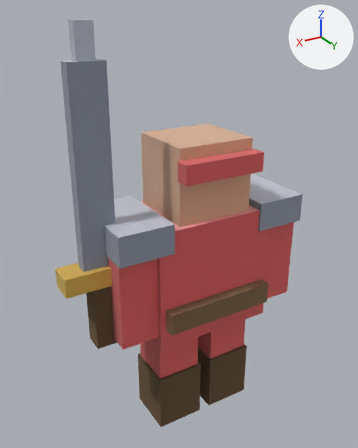
An edit to the glTF model demos/dungeon_quartet/assets/models/hero_melee.glb, drawn before and after from the same camera.
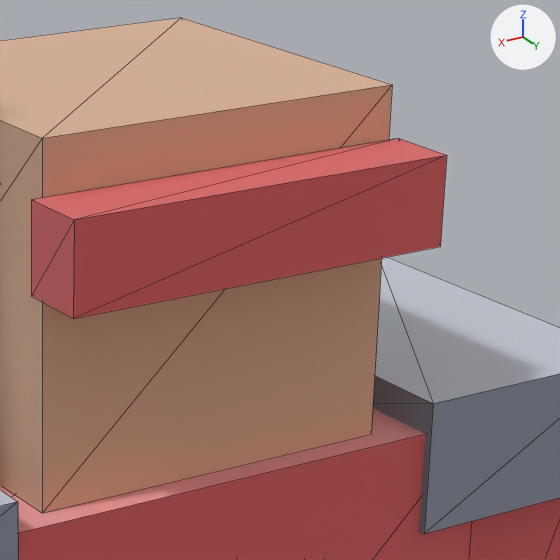
There are two pictures of each version: one whole from a camera (50 mm lens) standing at (0.697, 1.076, 1.157) and looking at (0.048, -0.005, 0.616), one close up on the part from 48% to 80% of the width and 27% to 53% of the height. The axes (+X, +Y, +Z) are drawn at upper right. The lights are the same throughout. The last two pictures show the newer version. The close-ups show mesh edges as thin lines. Vertices at exactly the same position are counted once.

Script lines for the objects in view, before the commit:
```python
me_mesh0 = bpy.data.meshes.new('mesh0')
me_mesh0.from_pydata(...)  # 128 vertices, 160 faces; spans x -0.285..0.4, y -0.12..0.145, z 0.0..1.14
me_mesh0.materials.append(mat_vertex_color)
ob_mesh0 = bpy.data.objects.new('mesh0', me_mesh0)
ob_mesh0.location = (0.0, 0.0, 0.0)
```
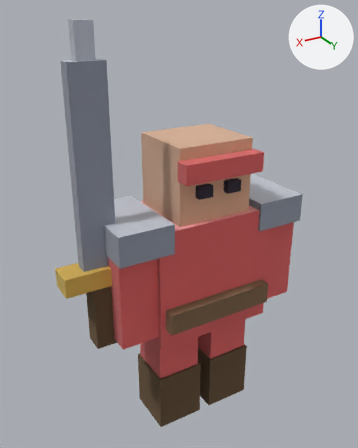
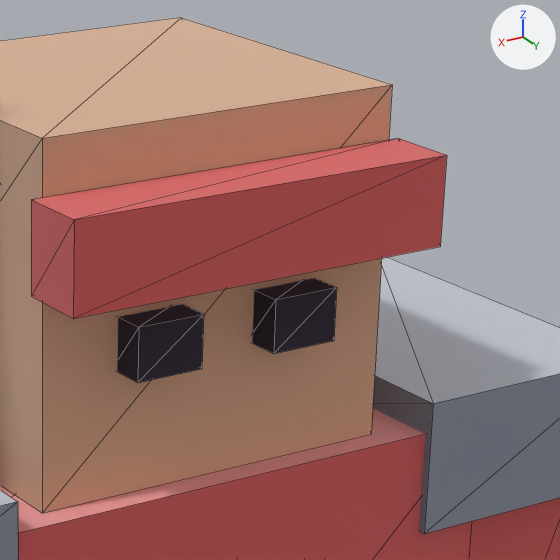
What differs and where, as boxes [x1, y1, x2, y2] in the close-ups (560 x 560 px):
part 1 of me_mesh0, added: after [252, 278, 337, 354]
part 2 of me_mesh0, added: after [117, 304, 203, 383]

The change, as a list of edits to the scene's bpy script:
```text
Change me_mesh0:
    used by ob_mesh0; location = (0.0, 0.0, 0.0)
    remove me_mesh0.from_pydata(...)  # 128 vertices, 160 faces; spans x -0.285..0.4, y -0.12..0.145, z 0.0..1.14
    add me_mesh0.from_pydata(...)  # 144 vertices, 180 faces; spans x -0.285..0.4, y -0.12..0.145, z 0.0..1.14
    me_mesh0 part 1: the loose piece of 8 vertices spanning x -0.115..0.115, y 0.1..0.14, z 0.78..0.83 is copied, and the copy is scaled about its middle by (0.174, 0.6, 0.6), then moved by (-0.043, -0.013, -0.06); it spans x -0.063..-0.023, y 0.095..0.119, z 0.73..0.76
    me_mesh0 part 2: the loose piece of 8 vertices spanning x -0.115..0.115, y 0.1..0.14, z 0.78..0.83 is copied, and the copy is scaled about its middle by (0.174, 0.6, 0.6), then moved by (0.043, -0.013, -0.06); it spans x 0.023..0.063, y 0.095..0.119, z 0.73..0.76
```
